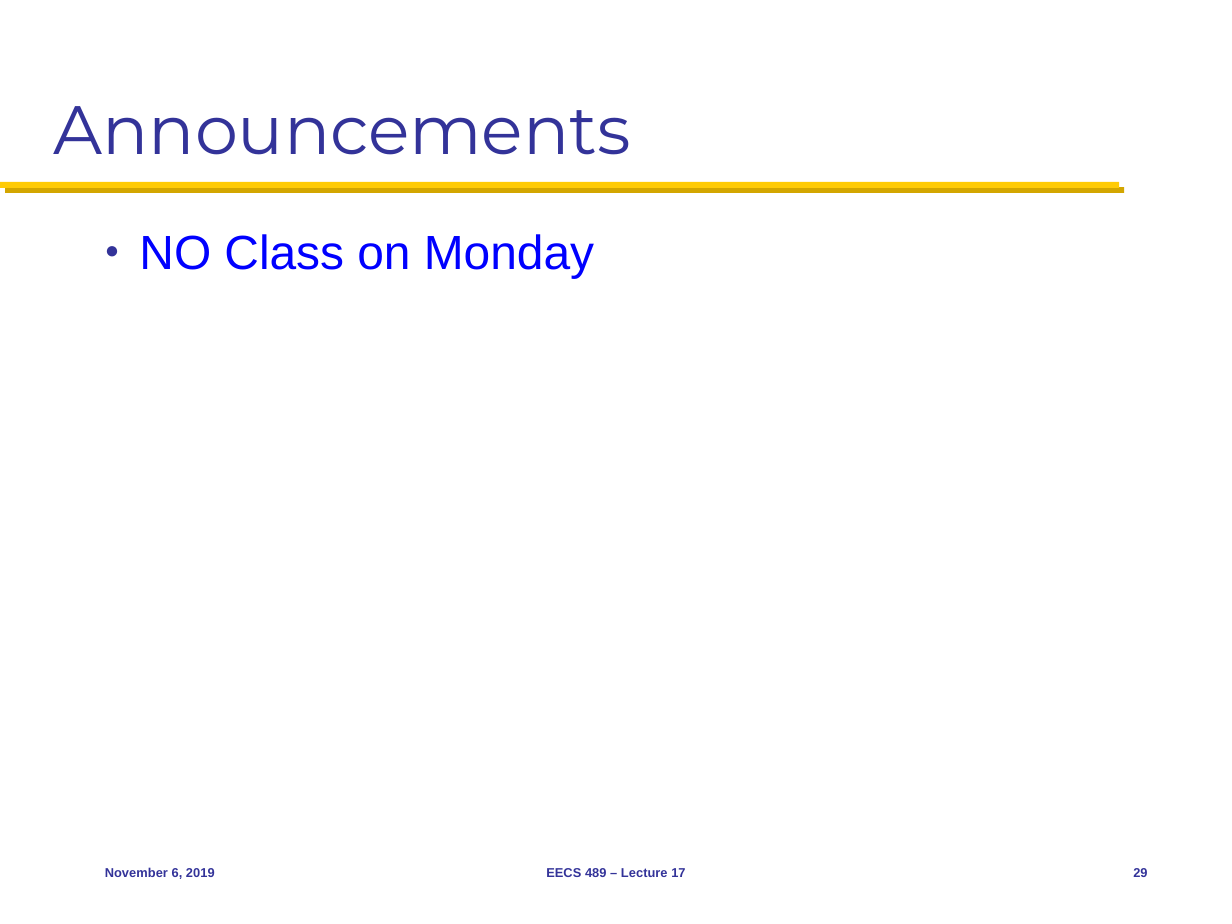
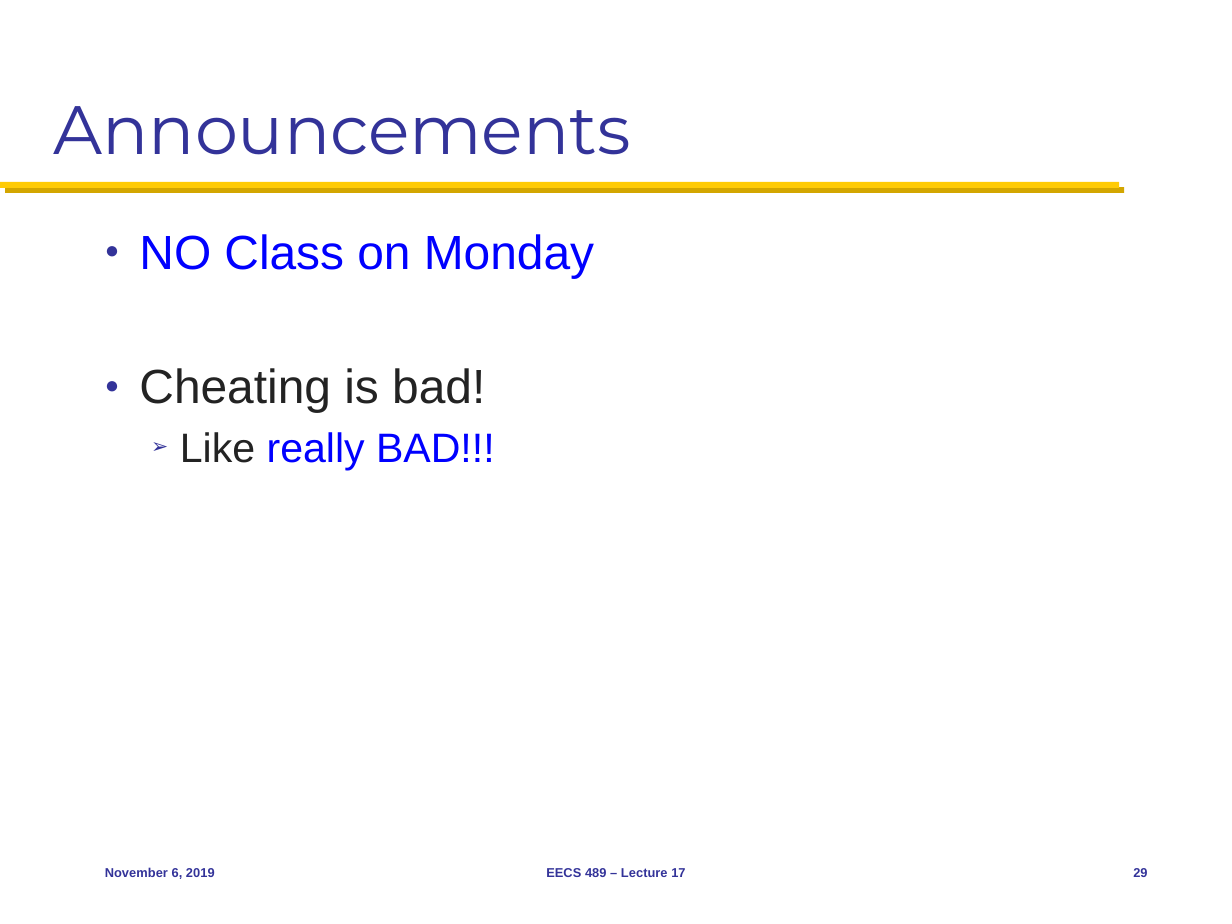
Before and after one commit to mosharaf/eecs489, a slide deck: slide 29 of Slides/110619.pptx. Drawn at 1232x924 pixels with LibreOffice and Linux fonts; fonts in the diff are those of the drawing. Boxes give left, top, right and bottom in pixels: in the first picture for what was removed or moved away, otherwise in the second. Text is boxed around its words. In the diff, an @@ line names an element or a change of style, - is before the commit and + after.

Commit message:
Tweaks for Nov 6

```diff
--- a/Slides/110619.pptx
+++ b/Slides/110619.pptx
@@ text at box(139, 368, 495, 471): paragraphs added @@
+● Cheating is bad!
+  ➢ Like really BAD!!!
```
Also in this commit, not shown: 1 other slide changed.
